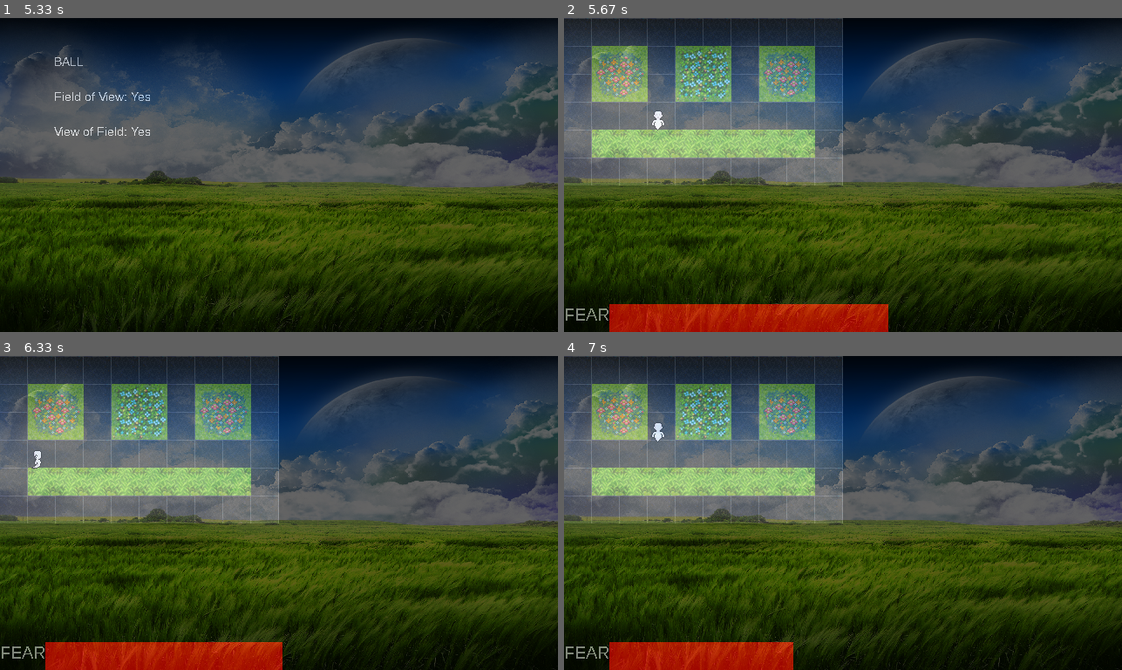
Above: before the commit, frames 1-4 (two rows, left to right).
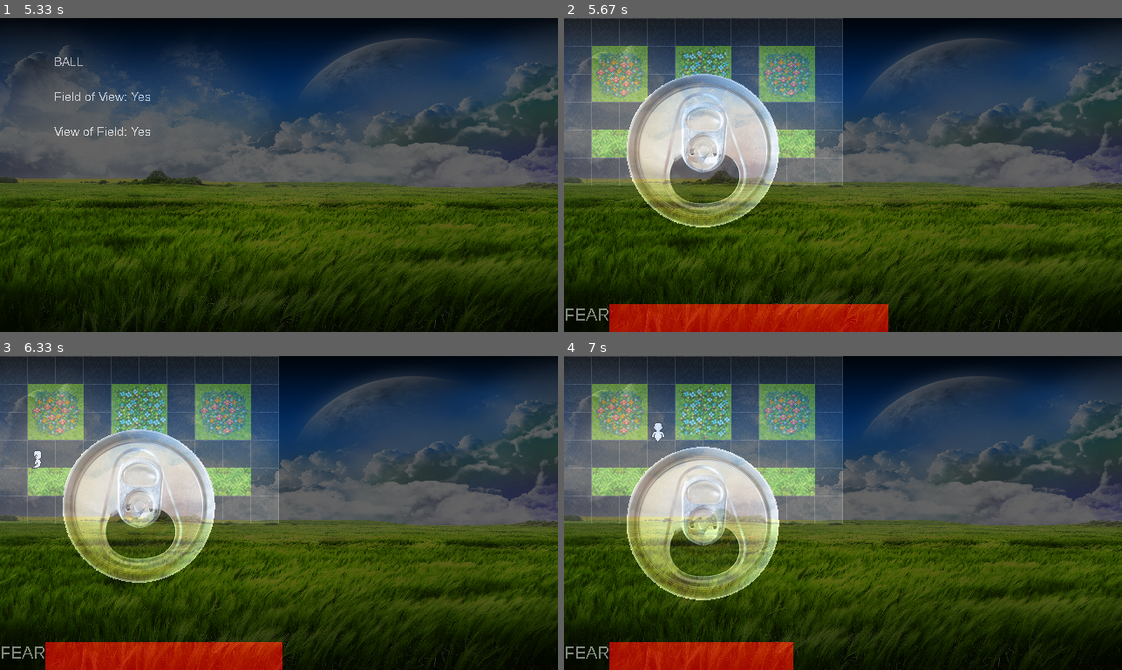
Above: after the commit, the same moments.

Repository: DiscoBizzle/Ghost-Simulator
Game: pygame game, started from Main.py
Same seed, same stepped clock (60 frames per second), same inputs: the game is played once before the commit and once after it. The source is Python 2; it was converted automatically to run under Python 3.
Inputs (mouse positions are in pixels of both pictures, inside the frame that each line leads up to):
- Up to frame 1 (5.33 s): hold Right 0.33-0.8 s; click (256, 187) at 0.88 s; click (106, 127) at 3.28 s
- Up to frame 2 (5.67 s): click (697, 58) at 5.52 s
- Up to frame 3 (6.33 s): hold Left 5.8-6.27 s; hold Right from 6.3 s (still down)
- Up to frame 4 (7 s): release Right at 6.77 s; hold Up from 6.8 s (still down)

Frame 1 is identical in both runs. In frame 2, 9.2% of the frame differs, in the area x 11-39%, y 17-67%; in frame 3, 9.2%; in frame 4, 9.2%.

Commit message:
test "character" added

Diff:
--- a/GameClass.py
+++ b/GameClass.py
@@ -96,6 +96,7 @@
             if self.options['FOV']:
                 self.surface.blit(Graphics.draw_map(self.map), (0, 0))
                 self.surface.blit(self.player1.spriteSheet, self.player1.coord, self.player1.frameRect)
+                self.surface.blit(self.testchar.sprite, self.testchar.coord)
 
             font = pygame.font.SysFont('helvetica', 20)
             size = font.size("FEAR")
